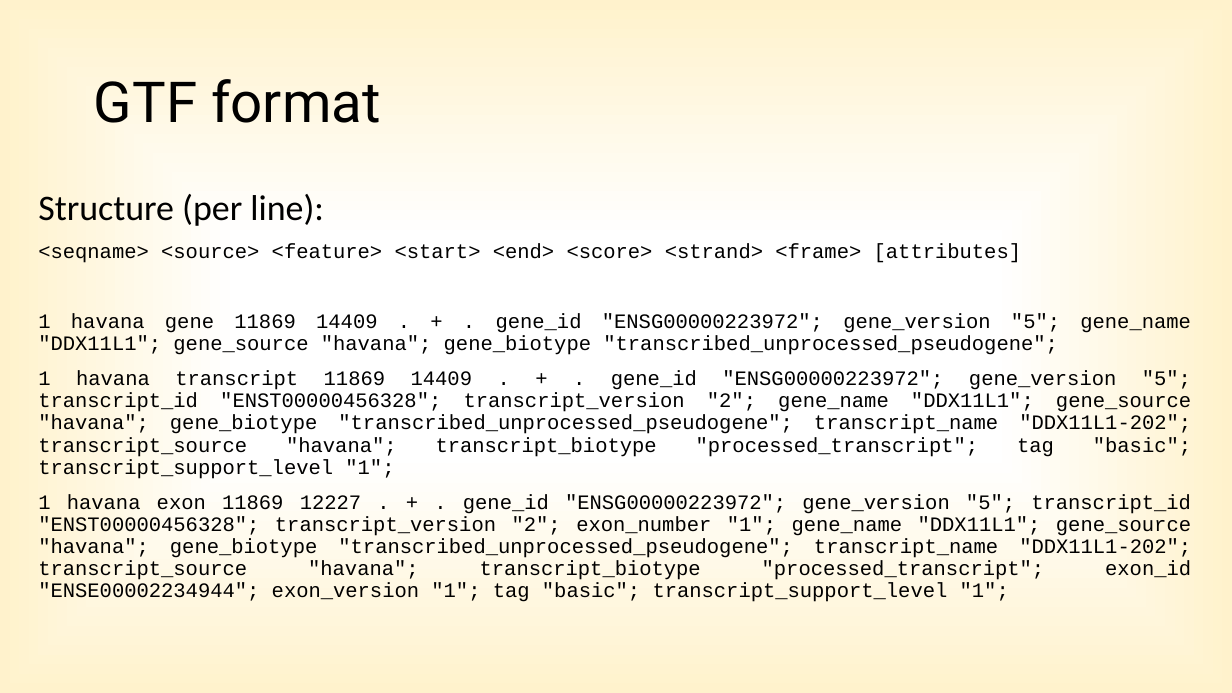
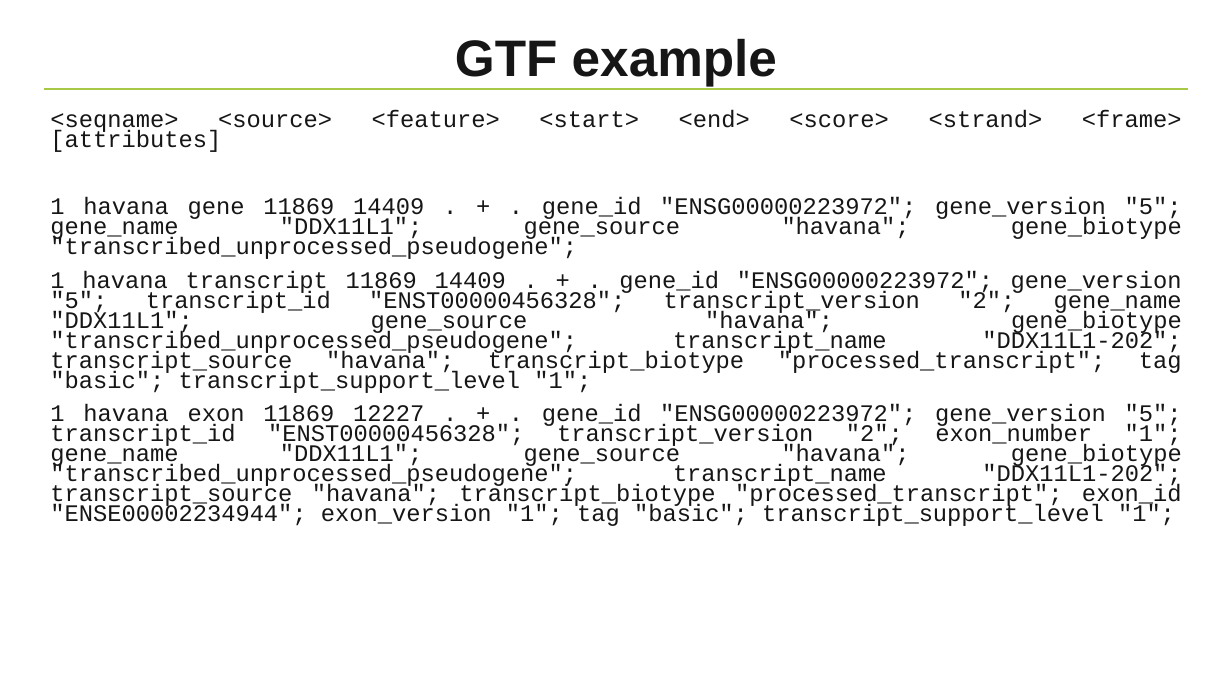
Before and after one commit to NBISweden/workshop-python, a slide deck: slide 12 of lectures/Project.pptx (slide 14 before the commit). Drawn at 1232x693 pixels with LibreOffice and Linux fonts; fonts in the diff are those of the drawing; background and template pictures are left out. Boxes give left, top, right and bottom in pixels: in the first picture for what was removed or moved away, otherwise in the second. Text is boxed around its words. In the diff, an @@ line names an element or a change of style, - is before the commit and + after.

```diff
--- a/lectures/Project.pptx
+++ b/lectures/Project.pptx
@@ background gradient #FFFFFF to #FFF2CC to #FFECB2 to #FFFFFF @@
@@ title at [455,38,777,86]: text changed; size 44 to 40 pt; font Roboto to Arial; text colour #000000 to #171616; bold on @@
-GTF format
+GTF example
@@ line added from (43, 89) to (1189, 89), #A7C947 1 pt @@
@@ text "<seqname> <source> <feature> <start> <end> ...": place and size @@
-text "<seqname> <source> <feature> <start> <end> ..." at [38,194,1191,602]
+text "<seqname> <source> <feature> <start> <end> ..." at [50,110,1182,526]
@@ text "<seqname> <source> <feature> <start> <end> ..." at [50,110,1182,526]: size 16 to 18.5 pt, text colour #000000 to #171616; line spacing 0.9 to 0.7 @@
@@ text at [38,194,324,226]: paragraph removed @@
-Structure (per line):
```
Also in this commit, not shown: 8 other slides changed, 4 slides added, 6 slides removed.
